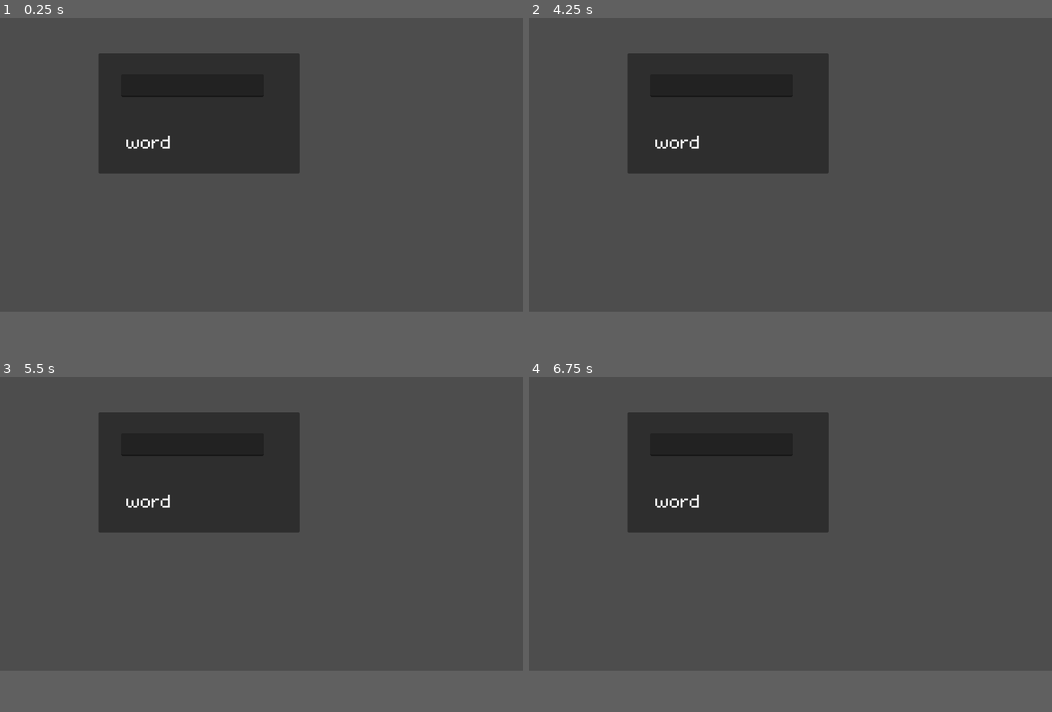
Above: before the commit, frames 1-4 (two rows, left to right).
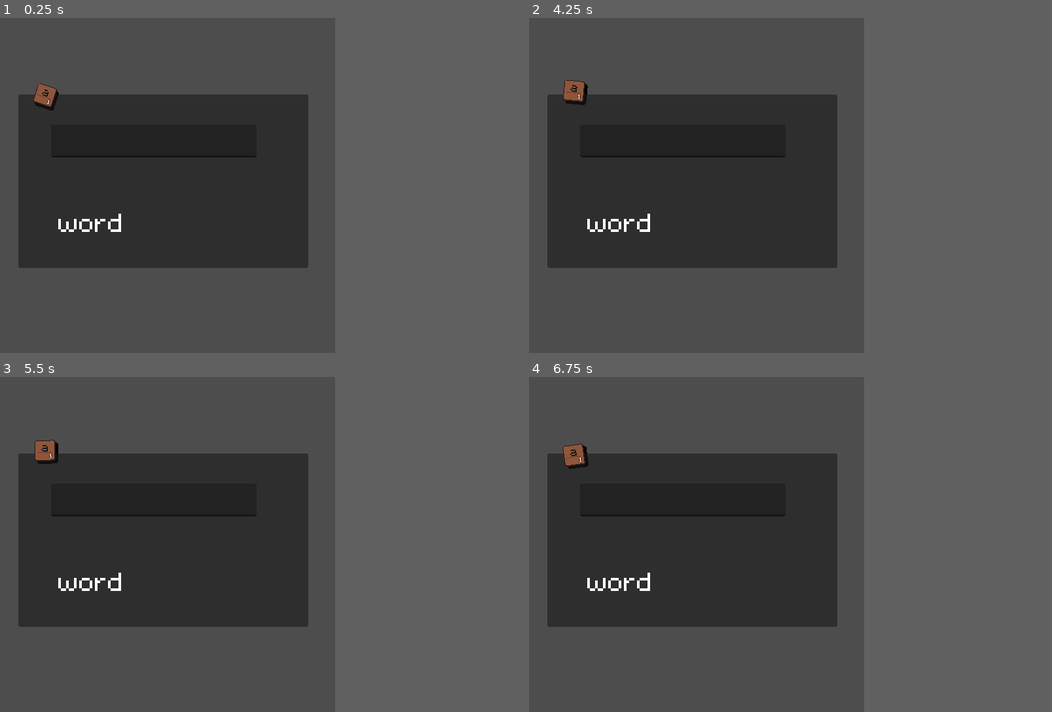
Above: after the commit, the same moments.

Repository: LiranDat/Spitandspell
Game: Godot game, scene res://WordTest.tscn
The game is run twice, just before and just after one commit, with the same random seed, the same clock (stepped at 60 frames per second) and the same inputs.
Inputs:
- Up to frame 1 (0.25 s): no input
- Up to frame 2 (4.25 s): tap Enter at 2 s; tap Space at 3.5 s
- Up to frame 3 (5.5 s): tap Enter at 4.25 s; tap Space at 5 s
- Up to frame 4 (6.75 s): tap Enter at 6.5 s
In our replay, the window is 799x449 before the commit and 512x512 after it. These sizes can differ from the game's own. Grey fills any space a smaller window leaves; there, only what the larger window draws over its background counts as a difference.

The runs differ from the first frame. In frame 1, 25% of the frame differs, in the area x 3-59%, y 10-75%; in frame 2, 25%; in frame 3, 25%; in frame 4, 25%.

Commit message:
Add letter Node

Diff:
--- a/WordTest.tscn
+++ b/WordTest.tscn
@@ -1,23 +1,23 @@
-[gd_scene load_steps=3 format=3 uid="uid://cmc88a1l4judd"]
+[gd_scene load_steps=4 format=3 uid="uid://cmc88a1l4judd"]
 
 [ext_resource type="Script" uid="uid://cakbqqduqtwqp" path="res://word_test.gd" id="1_u4q7v"]
 [ext_resource type="FontFile" uid="uid://d3cgo0kxecwrs" path="res://fonts/m5x7.ttf" id="2_llqth"]
+[ext_resource type="PackedScene" uid="uid://74i2jjbg5f4n" path="res://letter.tscn" id="3_nhdkw"]
 
 [node name="WordTest" type="Control"]
 layout_mode = 3
-anchors_preset = 15
-anchor_right = 1.0
-anchor_bottom = 1.0
-grow_horizontal = 2
-grow_vertical = 2
+anchors_preset = 0
 script = ExtResource("1_u4q7v")
 
 [node name="Panel" type="Panel" parent="."]
 layout_mode = 0
-offset_left = 217.0
-offset_top = 78.0
-offset_right = 660.0
-offset_bottom = 343.0
+offset_left = 28.0
+offset_top = 117.0
+offset_right = 471.0
+offset_bottom = 382.0
+
+[node name="Node2D" parent="Panel" instance=ExtResource("3_nhdkw")]
+position = Vector2(41, 220)
 
 [node name="TextEdit" type="TextEdit" parent="Panel"]
 layout_mode = 0
@@ -36,3 +36,6 @@
 theme_override_fonts/normal_font = ExtResource("2_llqth")
 theme_override_font_sizes/normal_font_size = 64
 text = "word"
+
+[node name="Letters" type="Node2D" parent="Panel"]
+position = Vector2(13, 286)
--- /dev/null
+++ b/letter.gd
@@ -0,0 +1,21 @@
+extends Sprite2D
+var time = 0.0
+var spawn = true
+@export var letter : String = "A"
+@export var score : int = 1
+
+func _ready():
+	$Text.text = letter
+	$Score.text = str(score)
+	var tween = get_tree().create_tween()
+	tween.set_ease(Tween.EASE_OUT)
+	tween.set_trans(Tween.TRANS_ELASTIC)
+	self.scale = Vector2(0.5,0.5)
+	tween.tween_property(self,"scale",Vector2(1.0,1.0),1.0)
+
+
+func _process(delta: float) -> void:
+	position.y = sin(time)*6.0
+	rotation = cos(time*.3)*1.0/PI
+	time+=delta
+	pass
--- a/letter.tscn
+++ b/letter.tscn
@@ -1,6 +1,40 @@
-[gd_scene load_steps=2 format=3 uid="uid://74i2jjbg5f4n"]
+[gd_scene load_steps=5 format=3 uid="uid://74i2jjbg5f4n"]
 
 [ext_resource type="Texture2D" uid="uid://biyccwdqgqcio" path="res://aseprite/letter.png" id="1_r6swm"]
+[ext_resource type="Script" uid="uid://bal7p1pws4xkx" path="res://letter.gd" id="2_5gbsb"]
+[ext_resource type="FontFile" uid="uid://d3cgo0kxecwrs" path="res://fonts/m5x7.ttf" id="3_57kop"]
+[ext_resource type="FontFile" uid="uid://8ascrcyxqol2" path="res://fonts/m3x6.ttf" id="4_kv2n4"]
 
-[node name="Node2D" type="Sprite2D"]
+[node name="Letter" type="Sprite2D"]
 texture = ExtResource("1_r6swm")
+script = ExtResource("2_5gbsb")
+letter = "a"
+
+[node name="Text" type="Label" parent="."]
+modulate = Color(0.0962047, 0.0962048, 0.0962047, 1)
+offset_left = -11.0
+offset_top = -21.0
+offset_right = 11.0
+offset_bottom = 5.0
+theme_override_fonts/font = ExtResource("3_57kop")
+theme_override_font_sizes/font_size = 32
+text = "A"
+horizontal_alignment = 1
+clip_text = true
+visible_characters = 1
+
+[node name="Score" type="Label" parent="."]
+offset_left = 7.0
+offset_right = 11.0
+offset_bottom = 23.0
+theme_override_fonts/font = ExtResource("4_kv2n4")
+text = "1"
+horizontal_alignment = 1
+max_lines_visible = 1
+visible_characters = 1
+
+[node name="Shadow" type="Sprite2D" parent="."]
+modulate = Color(0, 0, 0, 1)
+z_index = -1
+position = Vector2(4, 4)
+texture = ExtResource("1_r6swm")
--- a/project.godot
+++ b/project.godot
@@ -15,6 +15,12 @@
 config/features=PackedStringArray("4.4", "GL Compatibility")
 config/icon="res://icon.svg"
 
+[display]
+
+window/size/viewport_width=512
+window/size/viewport_height=512
+window/stretch/scale_mode="integer"
+
 [rendering]
 
 textures/canvas_textures/default_texture_filter=0
--- a/word_test.gd
+++ b/word_test.gd
@@ -1,5 +1,7 @@
 extends Control
 var word : String
+var letterScene = preload("res://letter.tscn")
+var letters : = []
 func _process(delta):
 	if($Panel/TextEdit.text != word):
 		word = $Panel/TextEdit.text
@@ -8,5 +10,15 @@
 		var searchString = "\"" + word + "\""
 		if(content.find(searchString)>0):
 			print("Word found: " + word + " " + str(content.find(word)))
-			$Panel/RichTextLabel.text = word
+			$Panel/RichTextLabel.text = word.to_upper()
+			$Panel.get_child(3).queue_free()
+			var WordNode = Node2D.new()
+			$Panel.add_child(WordNode)
+			for i in word.length():
+				var letterNode = letterScene.instantiate()
+				letterNode.letter = word[i].to_upper()
+				letterNode.position.x = 36*i
+				letterNode.score = "1"
+				WordNode.add_child(letterNode)
+				letters.append(letterNode)
 	pass
Not shown, added: letter.gd.uid
